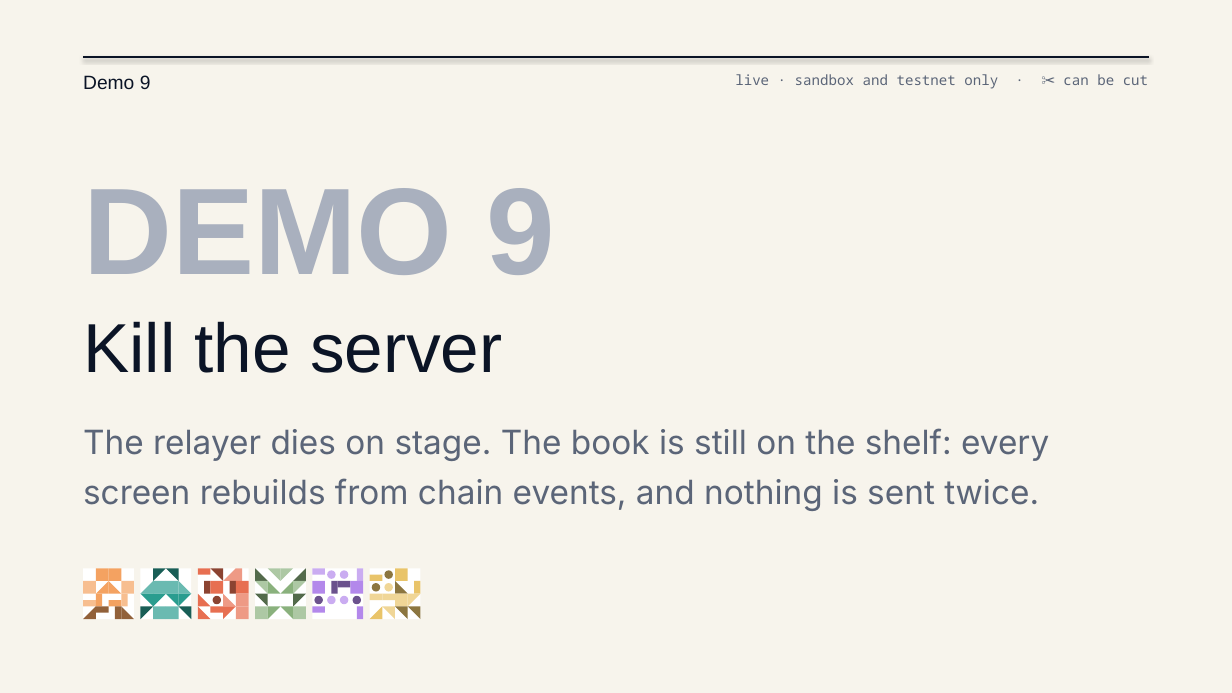
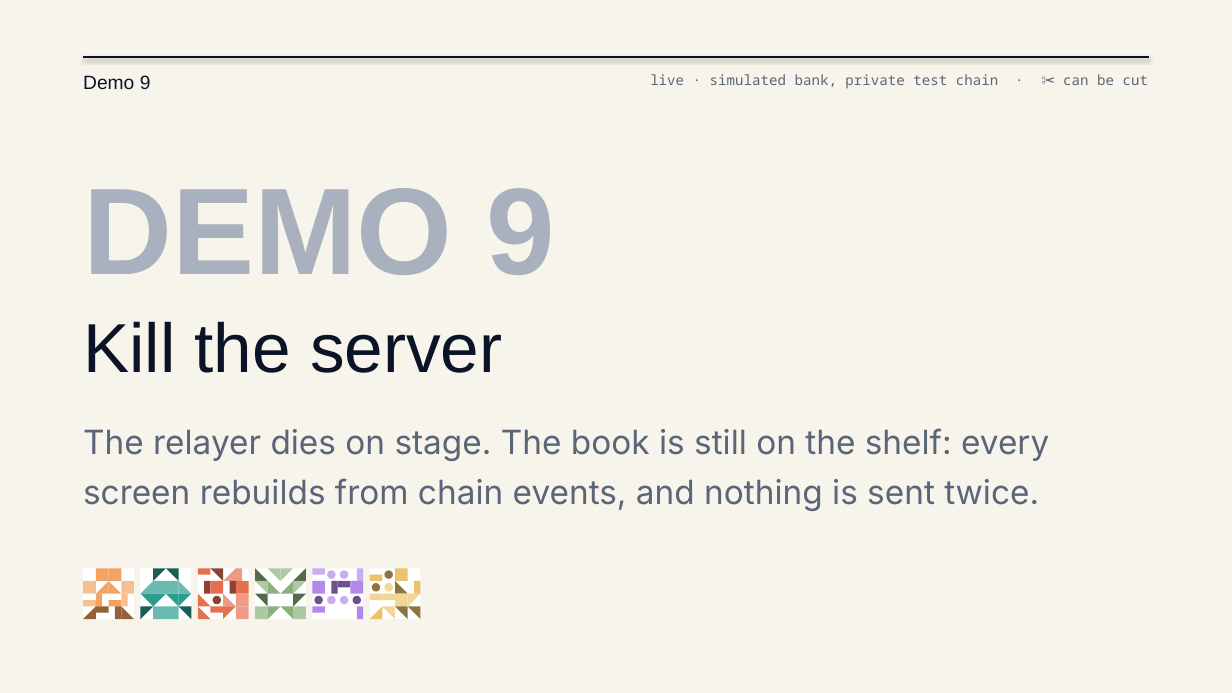
Before and after one commit to Nevvyboi/StokvelProgrammableBankingWithSolidity, a slide deck: slide 16 of slides/The-Treasurer-Is-a-Smart-Contract-Light.pptx. Drawn at 1232x693 pixels with LibreOffice and Linux fonts; fonts in the diff are those of the drawing. Boxes give left, top, right and bottom in pixels: in the first picture for what was removed or moved away, otherwise in the second. Text is boxed around its words. In the diff, an @@ line names an element or a change of style, - is before the commit and + after.

```diff
--- a/slides/The-Treasurer-Is-a-Smart-Contract-Light.pptx
+++ b/slides/The-Treasurer-Is-a-Smart-Contract-Light.pptx
@@ text at [650,74,1148,88]: text changed @@
-live · sandbox and testnet only · ✂ can be cut
+live · simulated bank, private test chain · ✂ can be cut
```
Also in this commit, not shown: 6 other slides changed, 4 other files.
